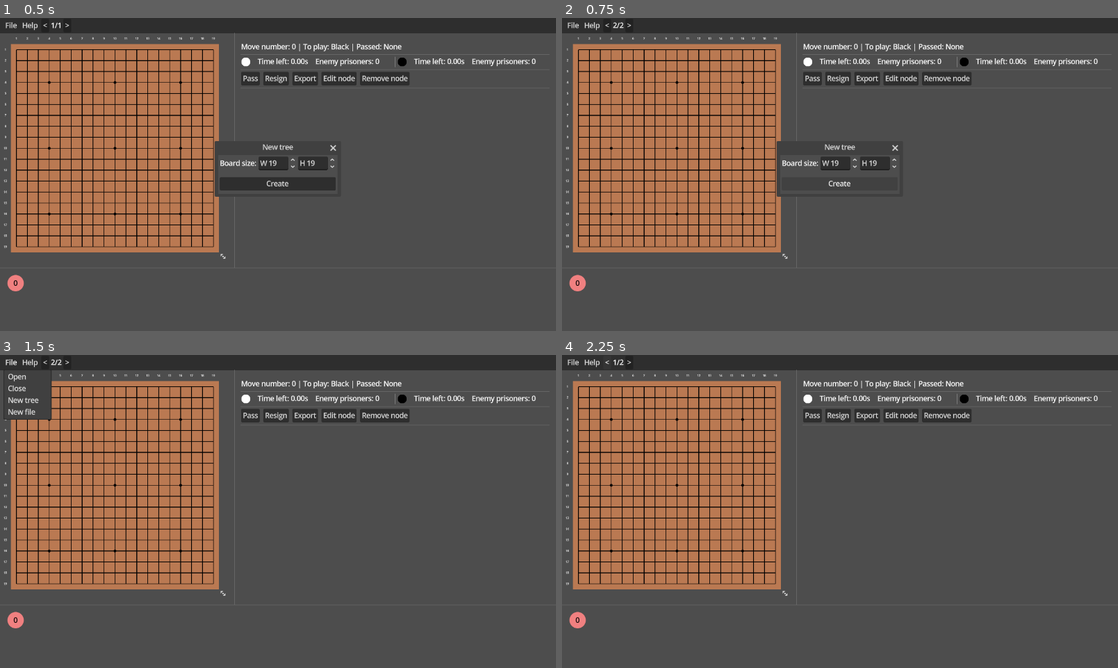
Above: before the commit, frames 1-4 (two rows, left to right).
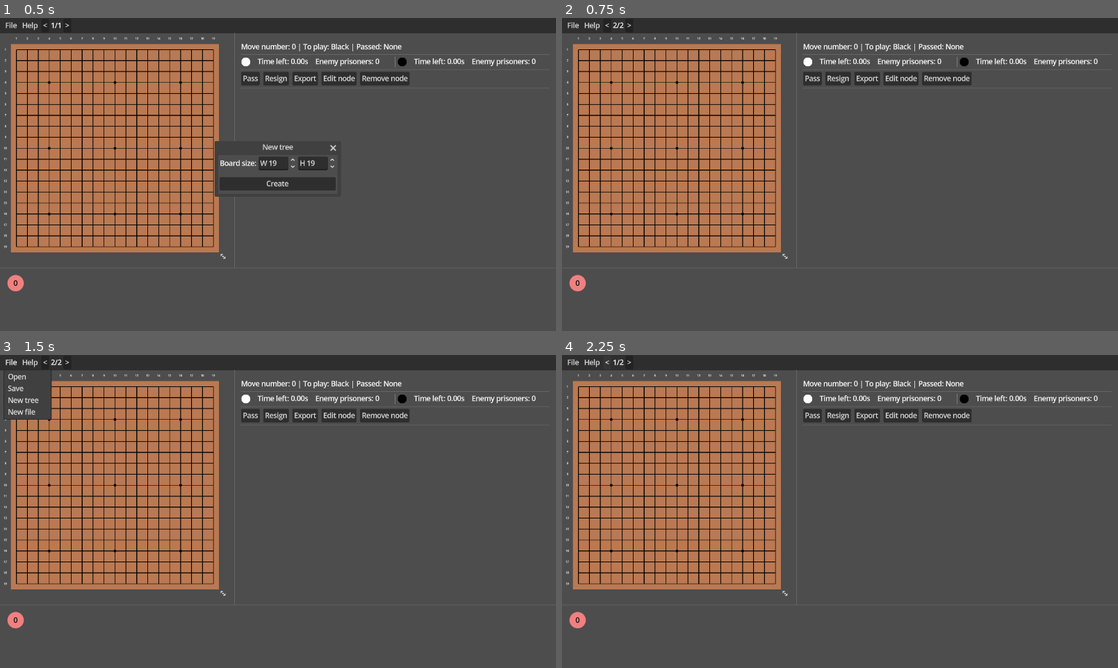
Above: after the commit, the same moments.

Repository: MichalHrbek/gdgo
Game: Godot game, scene res://scenes/main.tscn
Same seed, same stepped clock (60 frames per second), same inputs: the game is played once before the commit and once after it.
Inputs:
- Up to frame 1 (0.5 s): no input
- Up to frame 2 (0.75 s): click "Create" at 0.5 s
- Up to frame 3 (1.5 s): click "File" at 1.25 s
- Up to frame 4 (2.25 s): click "<" at 2 s

Frame 1 is identical in both runs. In frame 2, 0.8% of the frame differs, in the area x 38-61%, y 39-58%; in frame 3, less than 0.1%; in frame 4, nothing differs.

Commit message:
File saving

Diff:
--- a/scenes/main.tscn
+++ b/scenes/main.tscn
@@ -49,7 +49,7 @@
 item_count = 4
 popup/item_0/text = "Open"
 popup/item_0/id = 0
-popup/item_1/text = "Close"
+popup/item_1/text = "Save"
 popup/item_1/id = 1
 popup/item_2/text = "New tree"
 popup/item_2/id = 2
@@ -59,11 +59,17 @@
 tree = NodePath("../../../../ScrollContainer/SgfTreeVis")
 root_index_label = NodePath("../Label")
 
-[node name="FileDialog" type="FileDialog" parent="CanvasLayer/VBoxContainer/PanelContainer/MarginContainer/HBoxContainer/File" unique_id=769216748]
+[node name="OpenFileDialog" type="FileDialog" parent="CanvasLayer/VBoxContainer/PanelContainer/MarginContainer/HBoxContainer/File" unique_id=769216748]
 oversampling_override = 1.0
 title = "Open a File"
 position = Vector2i(0, 36)
 file_mode = 0
+access = 2
+use_native_dialog = true
+
+[node name="SaveFileDialog" type="FileDialog" parent="CanvasLayer/VBoxContainer/PanelContainer/MarginContainer/HBoxContainer/File" unique_id=1609346974]
+oversampling_override = 1.0
+position = Vector2i(0, 36)
 access = 2
 use_native_dialog = true
 
@@ -160,6 +166,7 @@
 offset_right = 48.0
 offset_bottom = 48.0
 mouse_filter = 0
+mouse_default_cursor_shape = 12
 texture = ExtResource("2_tefeu")
 expand_mode = 1
 stretch_mode = 3
--- a/scripts/go/ui/file_menu.gd
+++ b/scripts/go/ui/file_menu.gd
@@ -2,7 +2,8 @@
 
 @export var tree: SgfTreeVis
 @export var root_index_label: Label
-@onready var file_dialog: FileDialog = $FileDialog
+@onready var open_file_dialog: FileDialog = $OpenFileDialog
+@onready var save_file_dialog: FileDialog = $SaveFileDialog
 @onready var game_props_popup: GamePropsPopup = $GamePropsPopup
 
 var current_sgf_file: SGF.SgfFile
@@ -10,14 +11,17 @@
 
 func _ready() -> void:
 	get_popup().index_pressed.connect(_on_index_pressed)
-	file_dialog.file_selected.connect(_on_file_selected)
+	open_file_dialog.file_selected.connect(_on_file_selected)
+	save_file_dialog.file_selected.connect(_on_file_saved)
 	new_sgf(SGF.SgfFile.create_empty(Vector2i(19,19)))
 	tree.create_tree(current_sgf_file.roots[current_root_index])
 	game_props_popup.popup_centered()
 
 func _on_index_pressed(index: int) -> void:
 	if index == 0:
-		open_file_menu()
+		open_file_dialog.popup_file_dialog()
+	elif index == 1:
+		save_file_dialog.popup_file_dialog()
 	elif index == 2:
 		game_props_popup.type = GamePropsPopup.TYPE.NEW_TREE
 		game_props_popup.show_popup()
@@ -25,11 +29,12 @@
 		game_props_popup.type = GamePropsPopup.TYPE.NEW_FILE
 		game_props_popup.show_popup()
 
-func open_file_menu() -> void:
-	file_dialog.popup_file_dialog()
-
 func _on_file_selected(path: String) -> void:
 	new_sgf(SGF.SgfFile.new(FileAccess.open(path, FileAccess.READ).get_as_text()))
+
+func _on_file_saved(path: String) -> void:
+	var f := FileAccess.open(path, FileAccess.WRITE)
+	f.store_string(current_sgf_file.serialize())
 
 func new_sgf(sgf_file: SGF.SgfFile) -> void:
 	current_sgf_file = sgf_file
--- a/scripts/go/ui/game_props_popup.gd
+++ b/scripts/go/ui/game_props_popup.gd
@@ -30,3 +30,4 @@
 		new_tree_created.emit(new_file.roots[0])
 	else:
 		new_file_created.emit(new_file)
+	hide()
